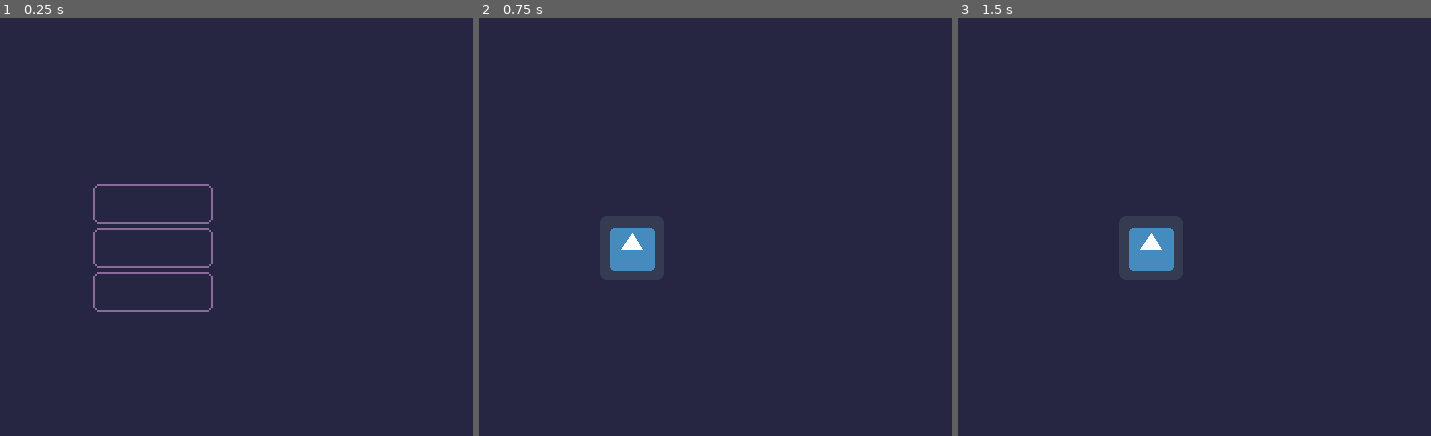
Above: before the commit, frames 1-3 (left to right).
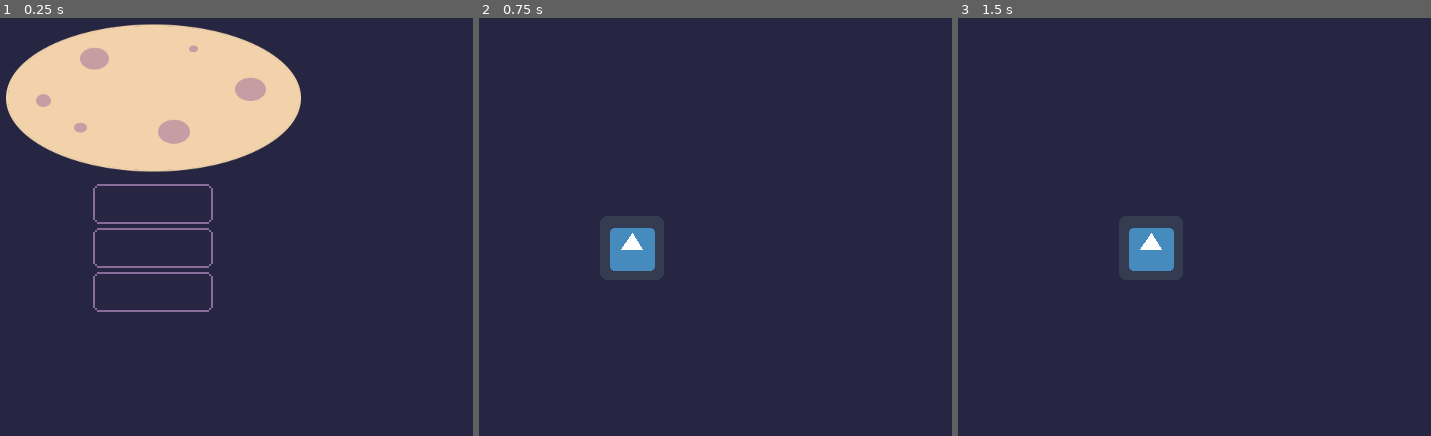
Above: after the commit, the same moments.

Repository: RobThePole/MOONSHOT
Game: Godot game, scene res://Scene/Main.tscn
Two runs of this game, one before a commit and one after it. Both use one fixed random seed, a clock stepped at 60 frames per second and the inputs below. The engine's default icon, where the game draws it, is replaced by a stand-in: a white triangle on a blue panel in a dark square.
Inputs:
- Up to frame 1 (0.25 s): no input
- Up to frame 2 (0.75 s): click "Start" at 0.5 s
- Up to frame 3 (1.5 s): tap Enter at 1.25 s; hold Right (ui_right) from 1.28 s (still down)

The runs differ from the first frame. In frame 1, 17% of the frame differs, in the area x 1-64%, y 1-37%; in frame 2, nothing differs; in frame 3, nothing differs.

Commit message:
Changes to title screen

Diff:
--- a/Scene/Main_Menu.tscn
+++ b/Scene/Main_Menu.tscn
@@ -1,8 +1,9 @@
-[gd_scene load_steps=8 format=2]
+[gd_scene load_steps=9 format=2]
 
 [ext_resource path="res://Sprite/button.png" type="Texture" id=1]
 [ext_resource path="res://Scripts/GUI.gd" type="Script" id=2]
 [ext_resource path="res://fonts/Beon/Beon-Regular.otf" type="DynamicFontData" id=3]
+[ext_resource path="res://Sprite/Moon.png" type="Texture" id=4]
 
 [sub_resource type="DynamicFont" id=1]
 size = 48
@@ -40,15 +41,20 @@
 margin_right = 512.0
 margin_bottom = 300.0
 
+[node name="Sprite" type="Sprite" parent="Control"]
+position = Vector2( 0, -150 )
+scale = Vector2( 1, 0.75 )
+texture = ExtResource( 4 )
+
 [node name="Title" type="Label" parent="Control"]
 anchor_left = 0.5
 anchor_top = 0.5
 anchor_right = 0.5
 anchor_bottom = 0.5
 margin_left = -138.5
-margin_top = -150.0
+margin_top = -180.0
 margin_right = 138.5
-margin_bottom = -92.0
+margin_bottom = -122.0
 custom_fonts/font = SubResource( 1 )
 text = "MOON SHOT"
 __meta__ = {
--- a/Scripts/GUI.gd
+++ b/Scripts/GUI.gd
@@ -13,6 +13,8 @@
 	# Add in Animated Gif of the game if time
 
 	# If not add in a png image of what the game will look like on the main menu
+
+	# Add in some kind of music for the main menu
 
 
 	pass # Replace with function body.
Binary file added: Sprite/Moon.png
Not shown, added: Sprite/Moon.png.import
